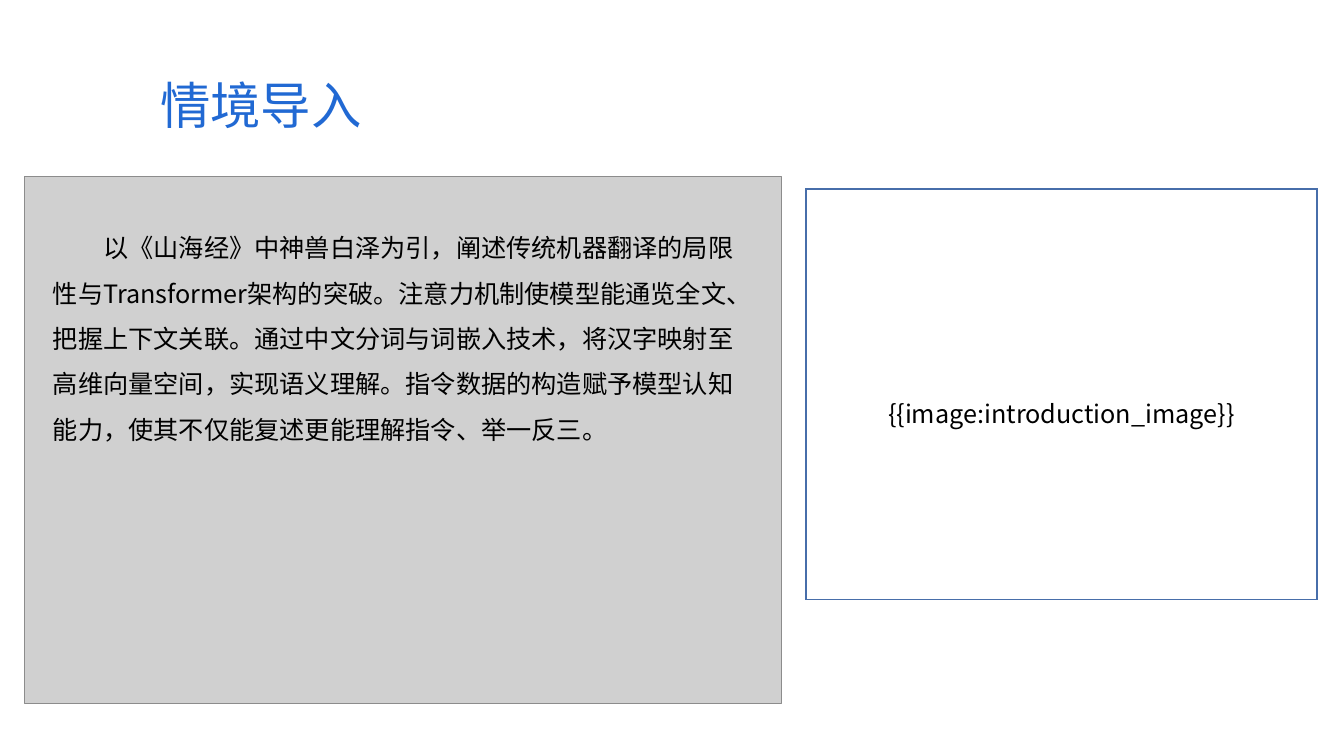
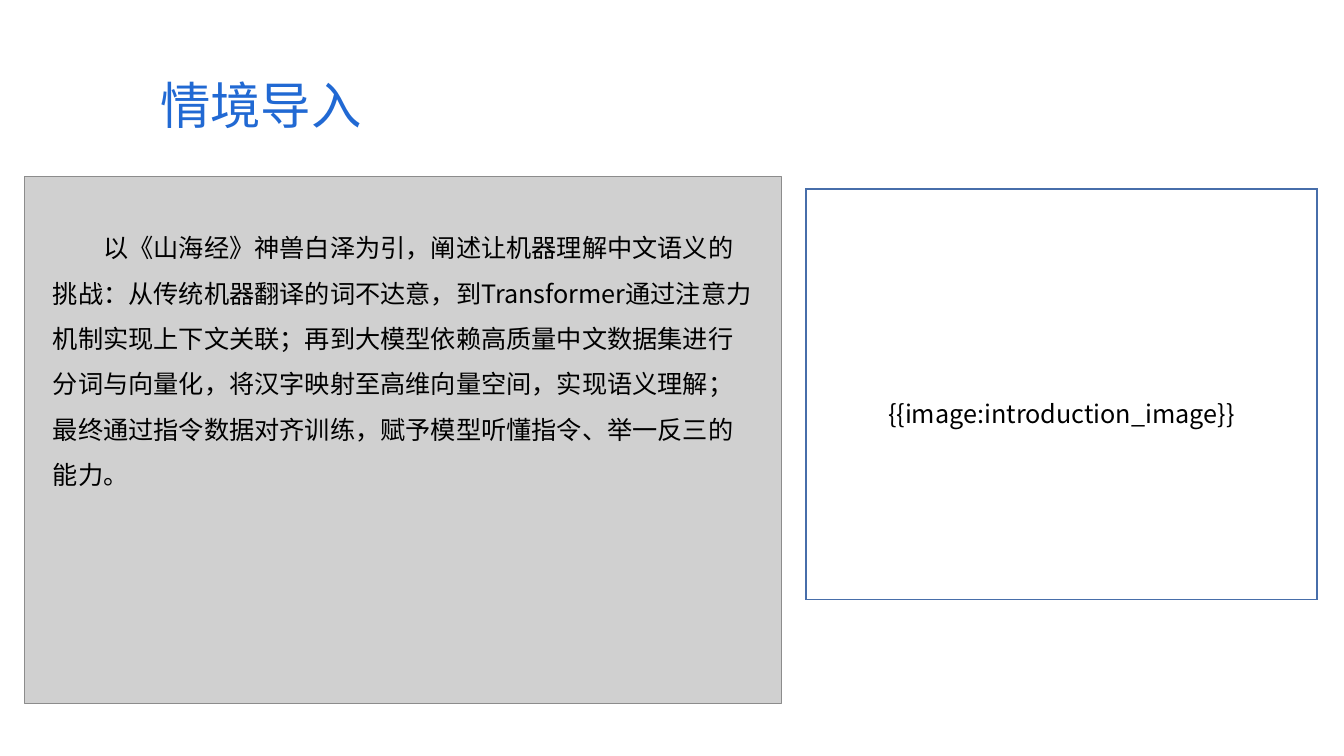
Before and after one commit to Silence1628/Ai_PPT, a slide deck: slide 2 of ppt_output/1.3_大模型文本分词与向量化.pptx. Drawn at 1344x756 pixels with LibreOffice and Linux fonts; fonts in the diff are those of the drawing; grey boxes stand for pictures; background and template pictures are left out. Boxes give left, top, right and bottom in pixels: in the first picture for what was removed or moved away, otherwise in the second. Text is boxed around its words. In the diff, an @@ line names an element or a change of style, - is before the commit and + after.

```diff
--- a/ppt_output/1.3_大模型文本分词与向量化.pptx
+++ b/ppt_output/1.3_大模型文本分词与向量化.pptx
@@ text at [53, 236, 752, 486]: text changed @@
-以《山海经》中神兽白泽为引，阐述传统机器翻译的局限性与Transformer架构的突破。注意力机制使模型能通览全文、把握上下文关联。通过中文分词与词嵌入技术，将汉字映射至高维向量空间，实现语义理解。指令数据的构造赋予模型认知能力，使其不仅能复述更能理解指令、举一反三。
+以《山海经》神兽白泽为引，阐述让机器理解中文语义的挑战：从传统机器翻译的词不达意，到Transformer通过注意力机制实现上下文关联；再到大模型依赖高质量中文数据集进行分词与向量化，将汉字映射至高维向量空间，实现语义理解；最终通过指令数据对齐训练，赋予模型听懂指令、举一反三的能力。
```
Also in this commit, not shown: 6 other slides changed, 29 other files.
